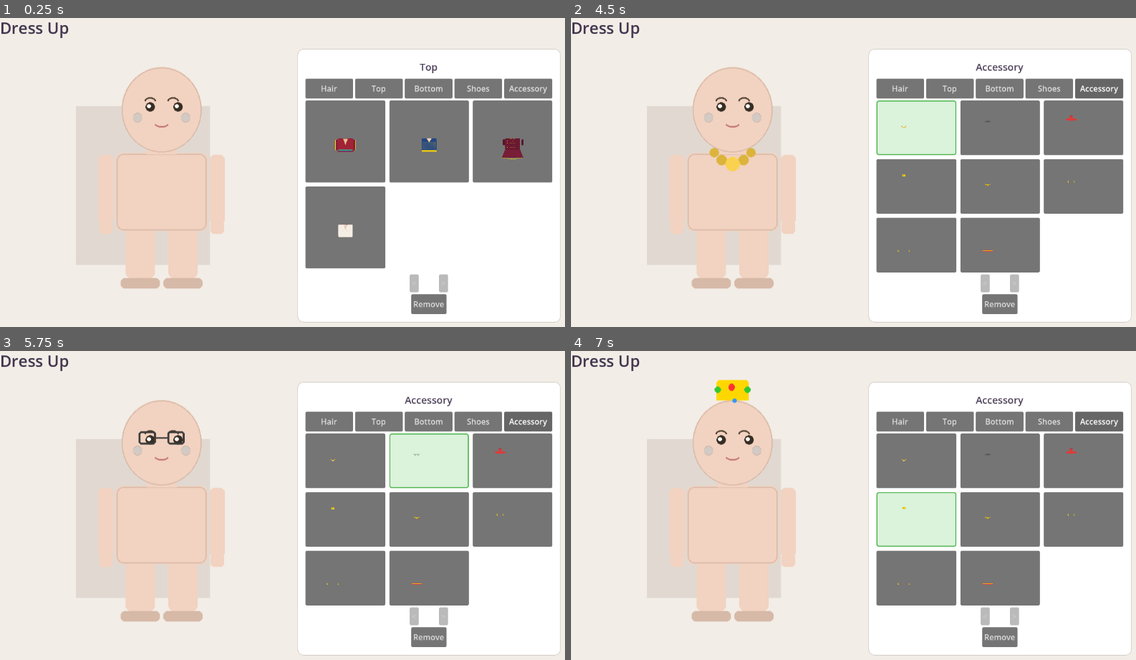
Above: before the commit, frames 1-4 (two rows, left to right).
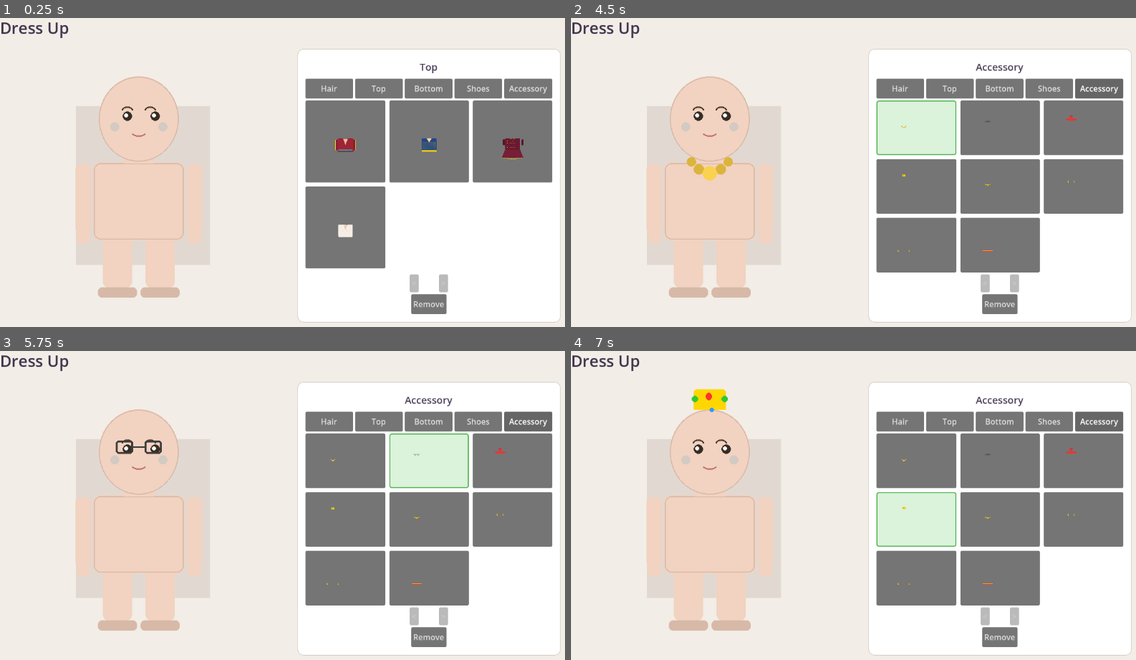
Above: after the commit, the same moments.

Repository: grapdega/yoruk-fashion
Game: Godot game, scene res://main.tscn
The game is run twice, just before and just after one commit, with the same random seed, the same clock (stepped at 60 frames per second) and the same inputs.
Inputs (mouse positions are in pixels of both pictures, inside the frame that each line leads up to):
- Up to frame 1 (0.25 s): no input
- Up to frame 2 (4.5 s): click "Hair" at 0.5 s; click "Top" at 1.25 s; click "Bottom" at 2 s; click "Shoes" at 2.75 s; click "Accessory" at 3.5 s; click (915, 129) at 4.27 s
- Up to frame 3 (5.75 s): click (429, 462) at 5.02 s
- Up to frame 4 (7 s): click (1085, 462) at 5.77 s; click (915, 517) at 6.52 s

The runs differ from the first frame. In frame 1, 3.8% of the frame differs, in the area x 16-40%, y 15-91%; in frame 2, 4.3%; in frame 3, 4.0%; in frame 4, 4.5%, in the area x 16-40%, y 9-91%.

Commit message:
base code done

Diff:
--- a/scripts/character_display.gd
+++ b/scripts/character_display.gd
@@ -81,7 +81,7 @@
 	return (size - Vector2(250, 300)) / 2
 
 func get_draw_offset() -> Vector2:
-	return get_char_offset() + Vector2(-350, -400)
+	return Vector2(-256, -256)
 
 func get_zone_at(pos: Vector2) -> String:
 	for zone in body_zones:
